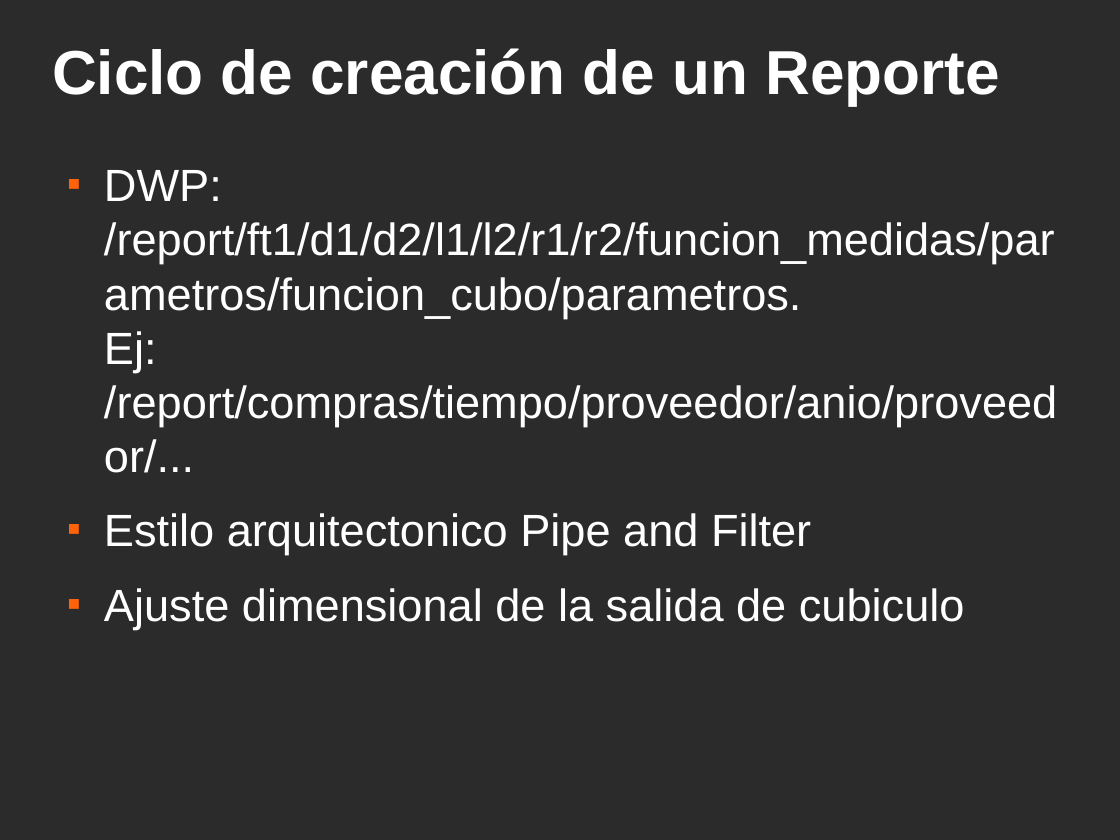
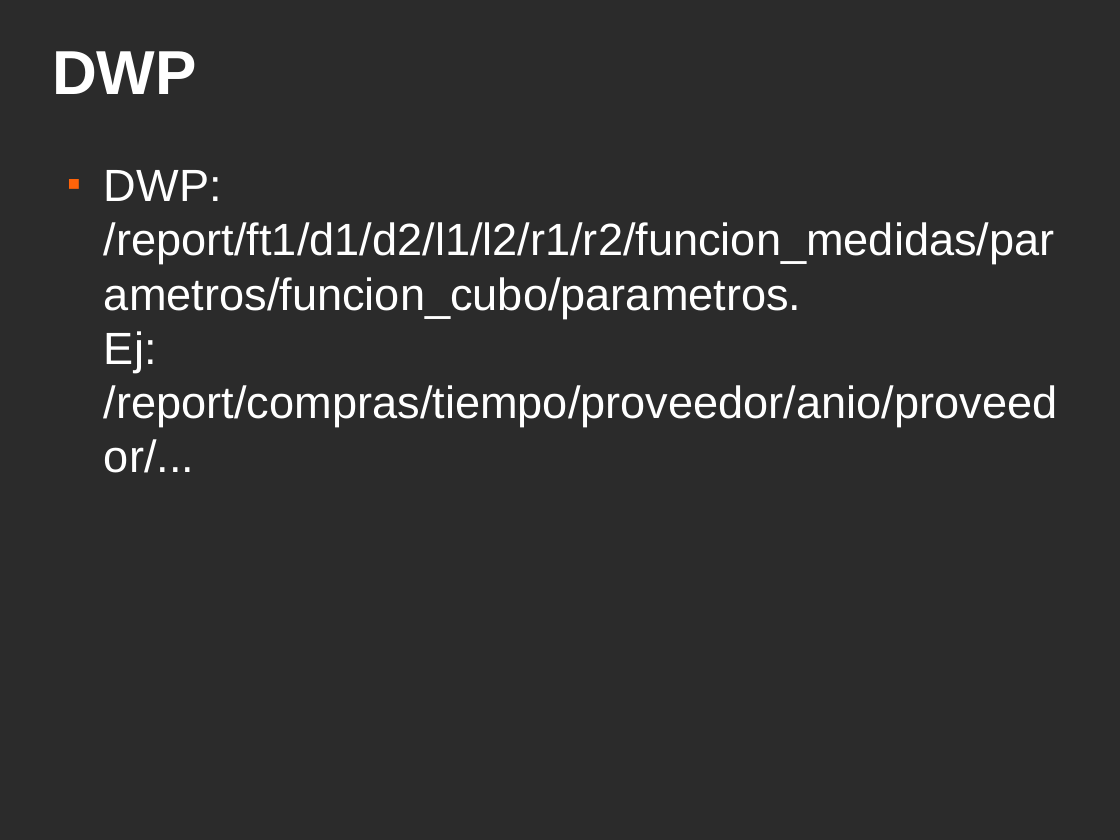
Before and after one commit to ervin45/proyectofinal, a slide deck: slide 36 of doc/material_para_la_catedra/presentacion_final/presentacion_final.odp. Drawn at 1120x840 pixels with LibreOffice and Linux fonts; fonts in the diff are those of the drawing; background and template pictures are left out; a plain dark background stands for a picture behind light text. Boxes give left, top, right and bottom in pixels: in the first picture for what was removed or moved away, otherwise in the second. Text is boxed around its words. In the diff, an @@ line names an element or a change of style, - is before the commit and + after.

```diff
--- a/doc/material_para_la_catedra/presentacion_final/presentacion_final.odp
+++ b/doc/material_para_la_catedra/presentacion_final/presentacion_final.odp
@@ title at (x1=52, y1=51, x2=197, y2=94): text changed @@
-Ciclo de creación de un Reporte
+DWP
@@ text at (x1=104, y1=513, x2=965, y2=629): paragraphs removed @@
-■ Estilo arquitectonico Pipe and Filter
-■ Ajuste dimensional de la salida de cubiculo
```
Also in this commit, not shown: 10 other slides changed.
